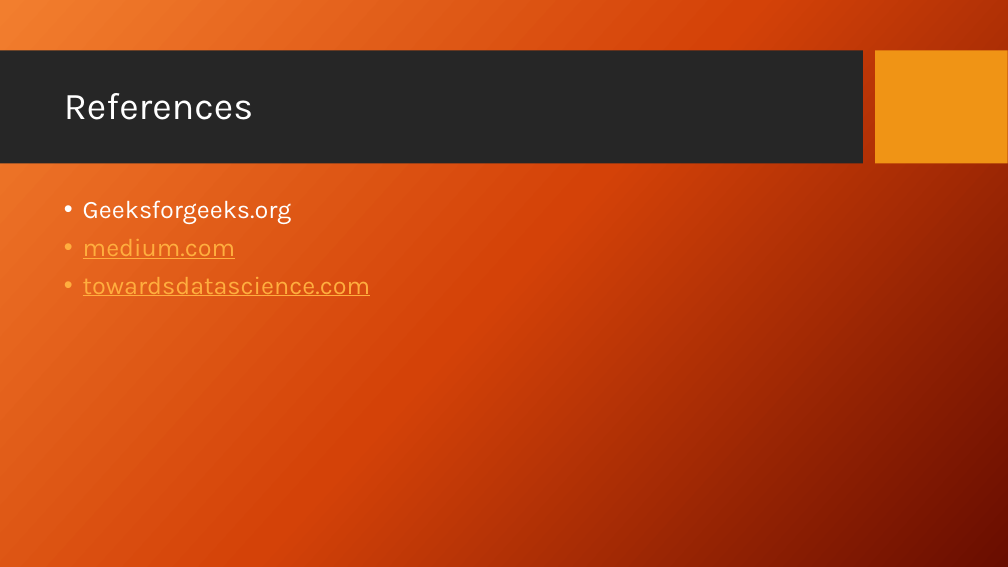
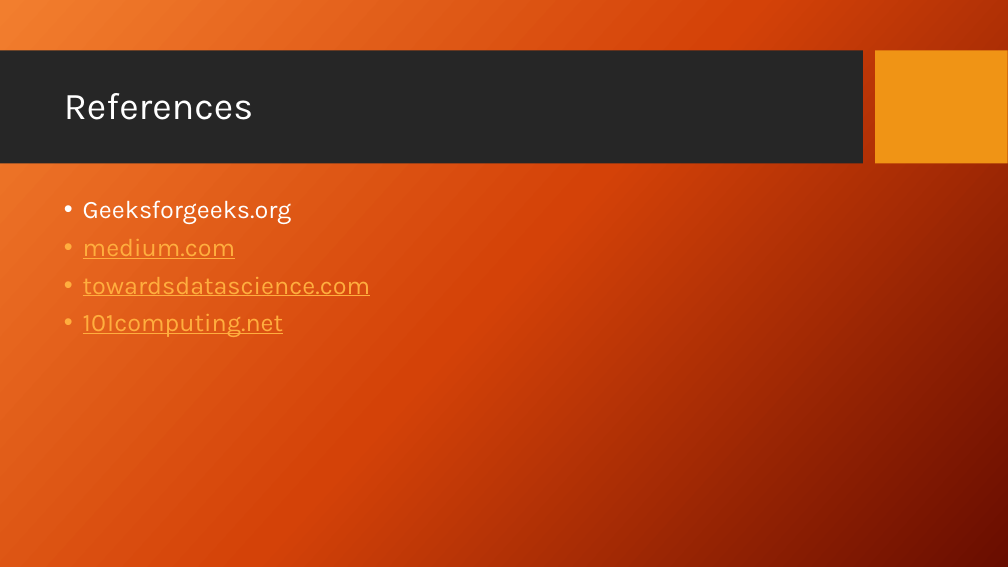
Before and after one commit to dextercarlmiller/Senior-Project, a slide deck: slide 5 of files/presentation.pptx. Drawn at 1008x567 pixels with LibreOffice and Linux fonts; fonts in the diff are those of the drawing; background and template pictures are left out. Boxes give left, top, right and bottom in pixels: in the first picture for what was removed or moved away, otherwise in the second. Text is boxed around its words. In the diff, an @@ line names an element or a change of style, - is before the commit and + after.

```diff
--- a/files/presentation.pptx
+++ b/files/presentation.pptx
@@ text at box(83, 314, 283, 337): paragraph added @@
+• 101computing.net
```
Also in this commit, not shown: 2 other slides changed, 4 other files.
